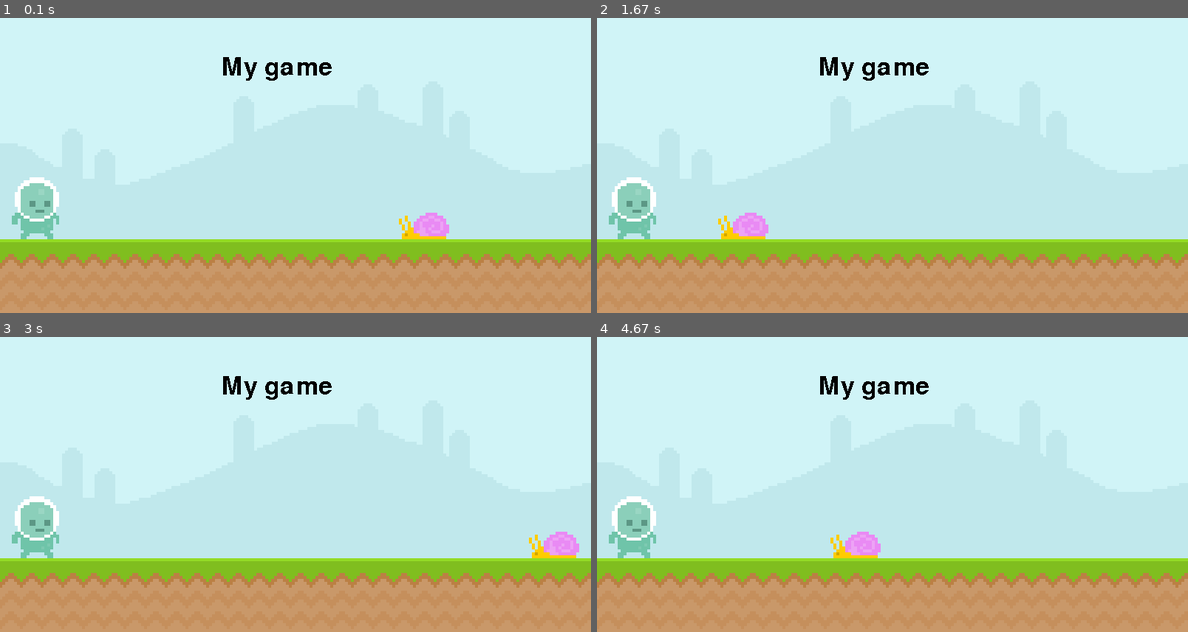
Above: before the commit, frames 1-4 (two rows, left to right).
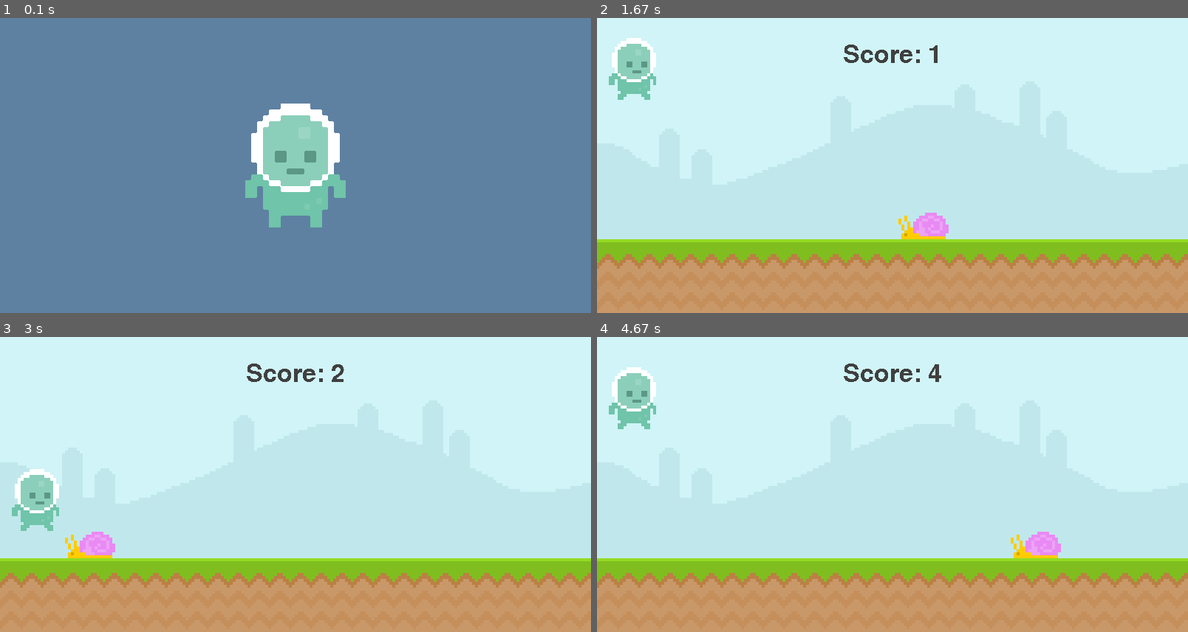
Above: after the commit, the same moments.

Repository: finziamit/PyGame
Game: pygame game, started from first_game.py
Same seed, same stepped clock (60 frames per second), same inputs: the game is played once before the commit and once after it.
Inputs (mouse positions are in pixels of both pictures, inside the frame that each line leads up to):
- Up to frame 1 (0.1 s): no input
- Up to frame 2 (1.67 s): tap Space at 0.33, 0.67, 1.07, 1.37 s; move the mouse to (774, 59) at 1.03 s
- Up to frame 3 (3 s): move the mouse to (260, 499) at 1.87 s; tap Space at 1.9, 2.2, 2.7, 2.83, 2.97 s; click (130, 516) at 2.38 s; move the mouse to (330, 425) at 2.7 s
- Up to frame 4 (4.67 s): tap Space at 3.1, 3.6, 3.73, 3.87, 4.43, 4.57 s; move the mouse to (857, 396) at 3.6 s; move the mouse to (833, 499) at 4.43 s

The runs differ from the first frame. In frame 1, 100% of the frame differs, in the area x 0-100%, y 0-100%; in frame 2, 4.5%; in frame 3, 3.8%; in frame 4, 4.5%.

Commit message:
Adding game functionallity and start screen

Diff:
--- a/first_game.py
+++ b/first_game.py
@@ -1,11 +1,23 @@
 import pygame
 from sys import exit
+
+def display_score():
+    current_time = (pygame.time.get_ticks() - start_time) // 1000
+    score_surface = test_font.render(f"Score: {current_time}", False, my_game_text_color)
+    score_rect = score_surface.get_rect(center = (screen_width//2,50))
+    screen.blit(score_surface, score_rect)
 
 screen_height = 400
 screen_width = 800
 ground_height = 300
-snail_x_pos = 600
+snail_x_pos = 800
 snail_step_size = 4
+start_time = 0
+
+my_game_text_color = (64,64,64)
+my_game_text_bg_color = '#c0e8ec'
+
+game_deactivated_screen_color = (94,129,162)
 
 pygame.init()
 screen = pygame.display.set_mode((screen_width,screen_height)) # set screen size
@@ -15,13 +27,20 @@
 
 sky_surface = pygame.image.load('graphics/Sky.png').convert()
 ground_surface = pygame.image.load('graphics/ground.png').convert()
-text_surface = test_font.render('My game', False, 'Black')
 
 snail_surface = pygame.image.load('graphics/Snail/snail1.png').convert_alpha()
 snail_rect = snail_surface.get_rect(midbottom = (snail_x_pos, ground_height))
 
 player_surface = pygame.image.load('graphics/Player/player_walk_1.png').convert_alpha()
 player_rect = player_surface.get_rect(bottomright = (80,ground_height))
+player_gravity = 0
+
+# Intro screen
+player_stand = pygame.image.load('graphics/Player/player_stand.png').convert_alpha()
+player_stand = pygame.transform.scale2x(player_stand)
+player_stand_rect = player_stand.get_rect(center = (screen_width//2, screen_height//2))
+
+game_active = False
 
 while 1:
     for event in pygame.event.get():
@@ -29,19 +48,41 @@
             pygame.quit()
             exit()
 
-        # if event.type == pygame.MOUSEMOTION:
-        #     if player_rect.collidepoint(event.pos): print('collision')
+        if game_active:
+            if  event.type == pygame.KEYDOWN:
+                if event.key == pygame.K_SPACE and player_rect.bottom >= 300:
+                    player_gravity = -20
+        else:
+            if  event.type == pygame.KEYDOWN and event.key == pygame.K_SPACE:
+                game_active = True
+                snail_rect.right = snail_x_pos
+                start_time = pygame.time.get_ticks()
 
-    screen.blit(sky_surface,(0,0))
-    screen.blit(ground_surface, (0,ground_height))
-    screen.blit(text_surface, (300, 50))
+            if  event.type == pygame.KEYDOWN and event.key == pygame.K_ESCAPE:
+                pygame.quit()
+                exit()
 
-    snail_rect.x -= snail_step_size
-    if snail_rect.right <= 0: snail_rect.left = screen_width
-    screen.blit(snail_surface, snail_rect)
+    if game_active:
+        screen.blit(sky_surface,(0,0))
+        screen.blit(ground_surface, (0,ground_height))
 
-    screen.blit(player_surface, player_rect)
+        display_score()
 
+        snail_rect.x -= snail_step_size
+        if snail_rect.right <= 0: snail_rect.left = screen_width
+        screen.blit(snail_surface, snail_rect)
+
+        # Player
+        player_gravity += 1
+        player_rect.y += player_gravity
+        if player_rect.bottom >= 300: player_rect.bottom = 300
+        screen.blit(player_surface, player_rect)
+
+        # collisions
+        if snail_rect.colliderect(player_rect): game_active = False
+    else:
+        screen.fill(game_deactivated_screen_color)
+        screen.blit(player_stand, player_stand_rect)
 
     pygame.display.update()
     clock.tick(60) # set how much time per sec the loop will run, in this case 60.
